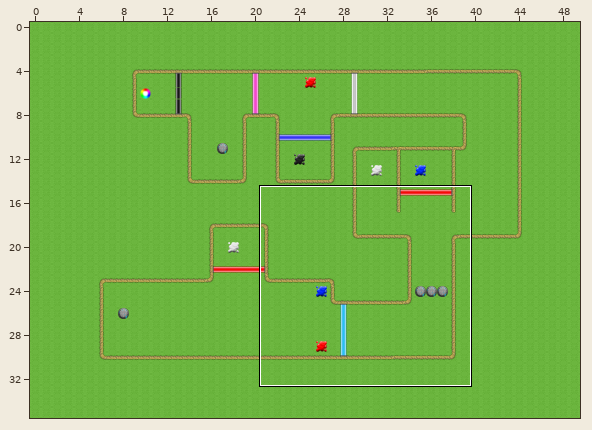
Tiled map: android/assets/Map_Three.tmx. Above, an overview of the earlier version with the close-up marked.
Close-up. Earlier state:
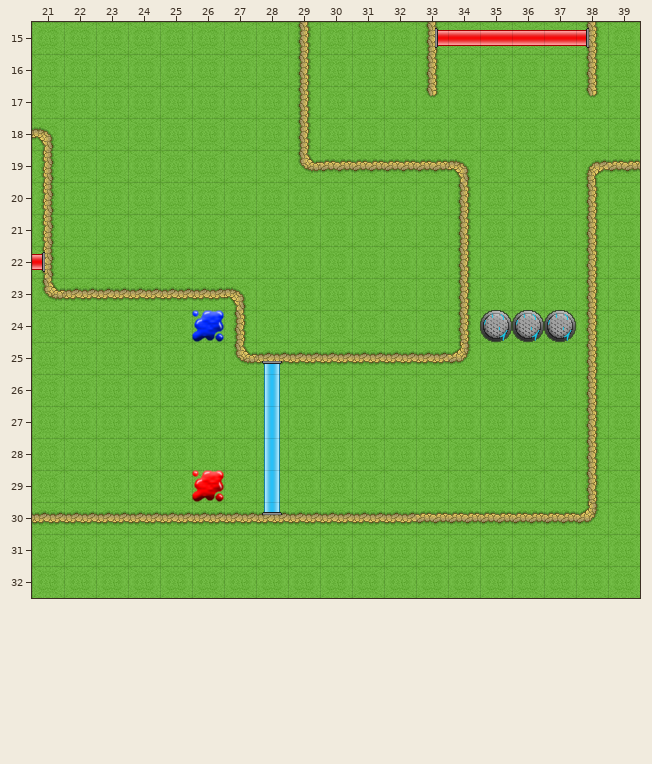
Cells are 32x32 px. Shown: x 21..39, y 15..32. The commit also changed other parts of the map, which this record leaves out.
The same view after the edit:
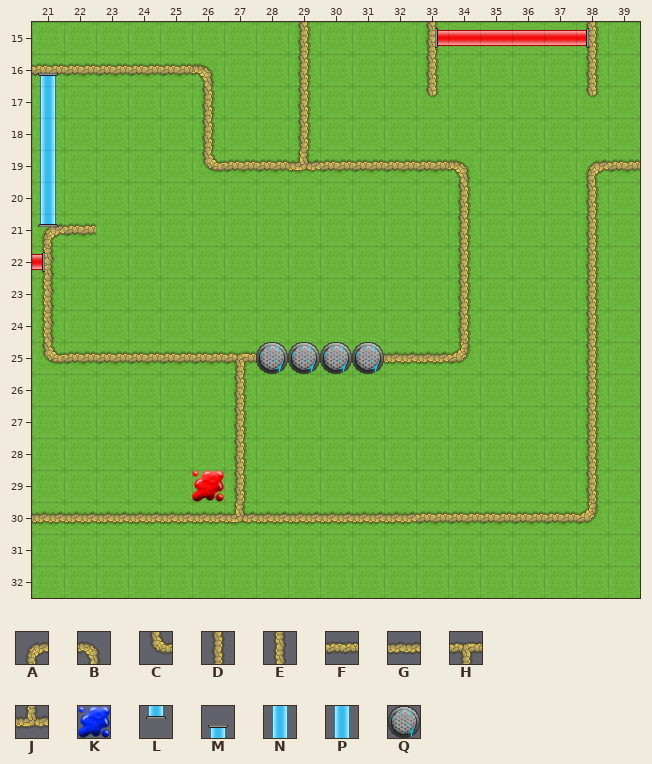
Key: from "ground": A 8 turned 180, B 8 turned 270, C 8 turned 90, D 9, E 9 turned 180, F 9 turned 270, G 9 turned 90, H 10 turned 270, J 10 turned 90; from "objects": K 20, L 24 turned 270, M 24 turned 90, N 25 turned 270, P 25 turned 90, Q 26.
_ is an empty cell.
The exact change:
Layer "walls":
y 16: x 21..26 ______ -> FFFFFB
y 17: x 26 _ -> D
y 18: x 21 B -> _; x 26 _ -> D
y 19: x 21 E -> _; x 26..29 ___C -> CFFJ
y 20: x 21 E -> _
y 21: x 21..22 E_ -> AF
y 23: x 21..27 CGGGGGB -> E______
y 24: x 21 _ -> E; x 27 D -> _
y 25: x 21..31 ______CGGGG -> CFFFFFH____
y 26..29: x 27 _ -> D
y 30: x 27 G -> J
Layer "lightblue_gate_one":
y 16: x 21 _ -> M
y 17..20: x 21 _ -> N
y 21: x 21 _ -> L
y 25: x 28 M -> _
y 26..29: x 28 P -> _
y 30: x 28 L -> _
Layer "blue_paint_one":
y 24: x 26 K -> _
Layer "reset":
y 24: x 35..37 QQQ -> ___
y 25: x 28..31 ____ -> QQQQ
